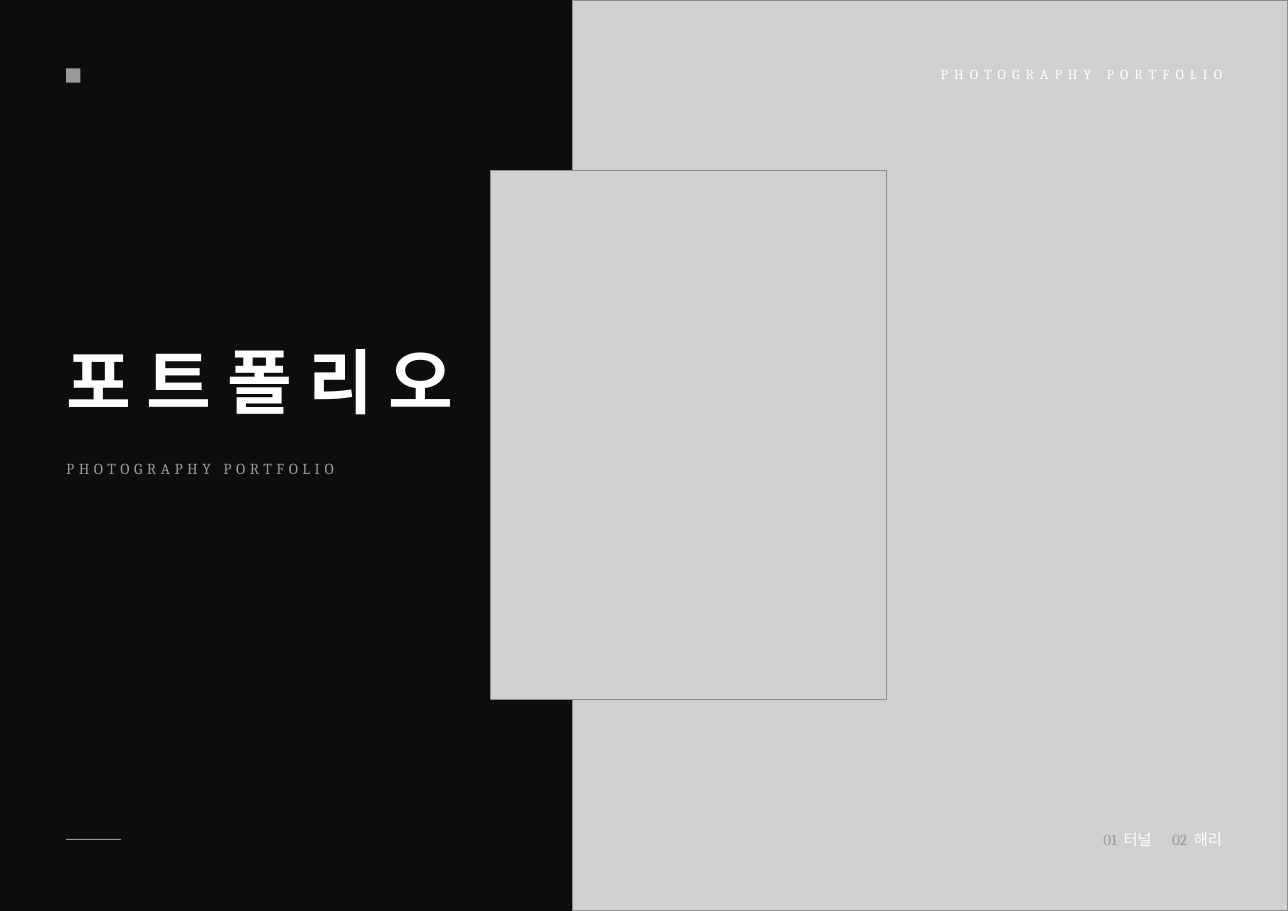
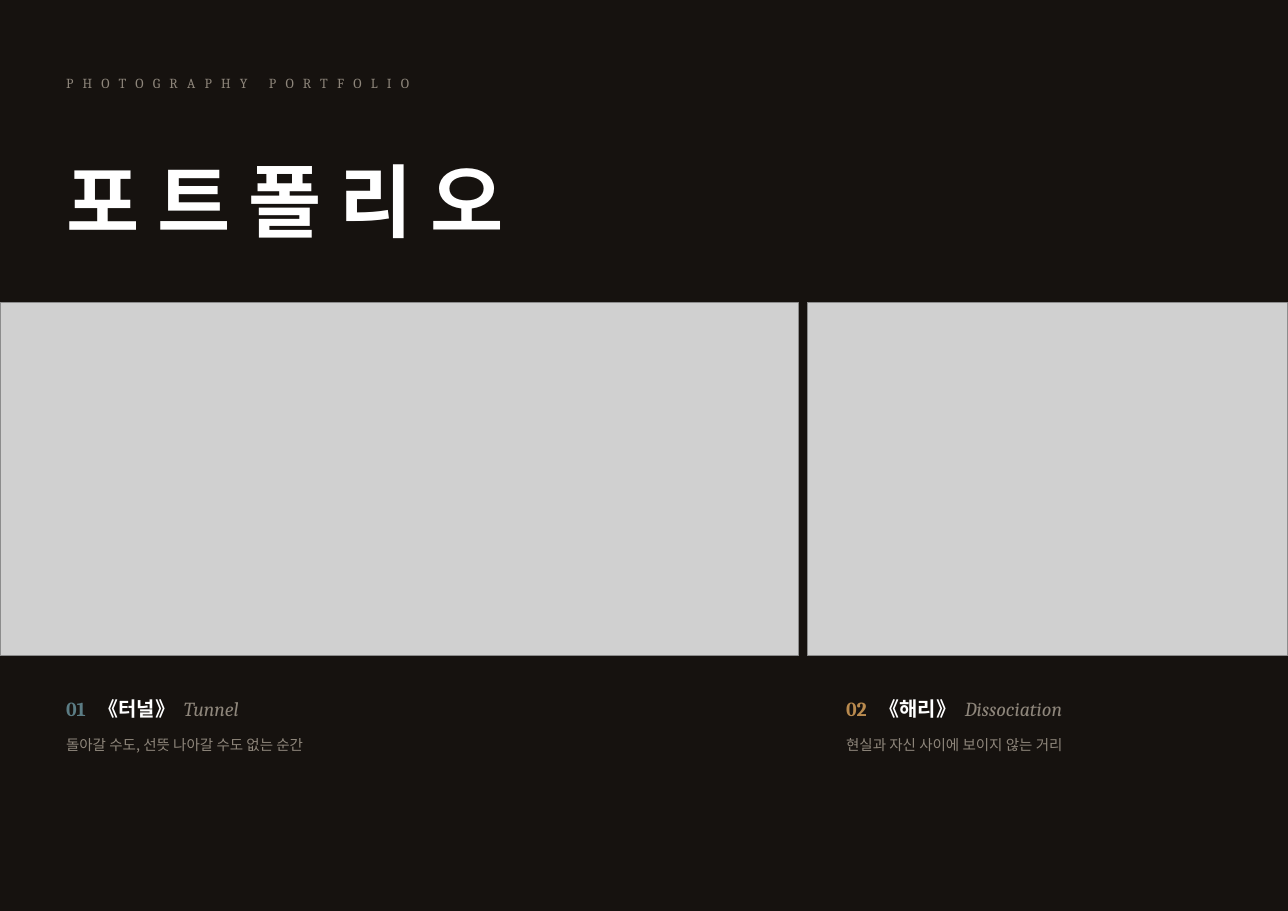
Before and after one commit to huosi012/smartview, a slide deck: slide 1 of portfolio/portfolio_A4_ko.pptx. Drawn at 1288x911 pixels with LibreOffice and Linux fonts; fonts in the diff are those of the drawing; grey boxes stand for pictures. Boxes give left, top, right and bottom in pixels: in the first picture for what was removed or moved away, otherwise in the second. Text is boxed around its words. In the diff, an @@ line names an element or a change of style, - is before the commit and + after.

```diff
--- a/portfolio/portfolio_A4_ko.pptx
+++ b/portfolio/portfolio_A4_ko.pptx
@@ background #0D0D0D to #16120F @@
@@ picture removed at [573, 0, 1288, 911] @@
@@ text "PHOTOGRAPHY PORTFOLIO": place and size @@
-text "PHOTOGRAPHY PORTFOLIO" at [716, 57, 1222, 90]
+text "PHOTOGRAPHY PORTFOLIO" at [66, 68, 727, 97]
@@ text "PHOTOGRAPHY PORTFOLIO" at [66, 68, 727, 97]: text colour #FFFFFF to #8E867B, letter spacing 4 to 6 pt; alignment right to left @@
@@ rectangle removed at [66, 68, 80, 83] @@
@@ text "포 트 폴 리 오": place and size @@
-text "포 트 폴 리 오" at [66, 349, 454, 415]
+text "포 트 폴 리 오" at [66, 164, 504, 238]
@@ text "포 트 폴 리 오" at [66, 164, 504, 238]: size 46 to 52 pt; vertical alignment middle to bottom @@
@@ picture removed at [490, 171, 887, 700] @@
@@ picture added at [0, 303, 799, 656] @@
@@ picture added at [808, 303, 1288, 656] @@
@@ text removed at [66, 463, 333, 474] @@
-PHOTOGRAPHY PORTFOLIO
@@ text added at [66, 699, 239, 718], 13 pt, text #8E867B, bold @@
+01 《터널》 Tunnel
@@ text added at [846, 699, 1062, 718], 13 pt, text #8E867B, italic @@
+02 《해리》 Dissociation
@@ text added at [66, 738, 303, 753], 9.5 pt, text #8E867B @@
+돌아갈 수도, 선뜻 나아갈 수도 없는 순간
@@ text at [846, 738, 1063, 751]: text changed; size 10 to 9.5 pt; font Cambria to Noto Sans CJK KR; text colour #9A9A94 to #8E867B @@
-01 터널 02 해리
+현실과 자신 사이에 보이지 않는 거리
@@ text "현실과 자신 사이에 보이지 않는 ..." at [846, 738, 1063, 751]: vertical alignment middle to top @@
@@ line removed from (66, 840) to (121, 840) @@
```
Also in this commit, not shown: 15 other slides changed, 4 slides added, 4 slides removed, 1 other file.
